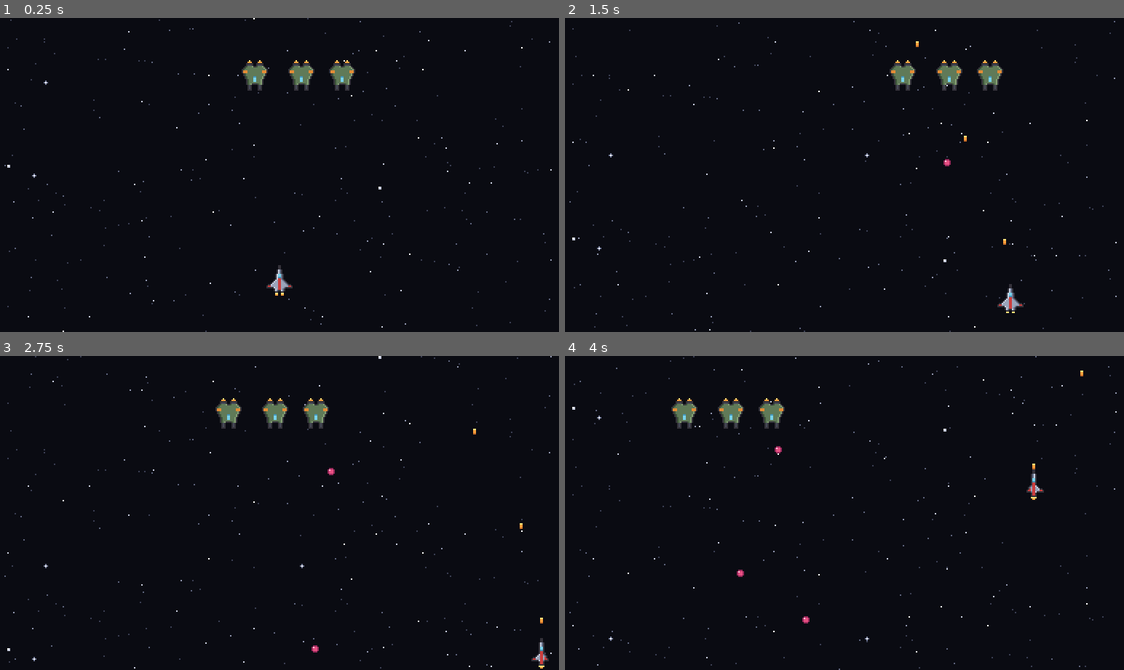
Above: before the commit, frames 1-4 (two rows, left to right).
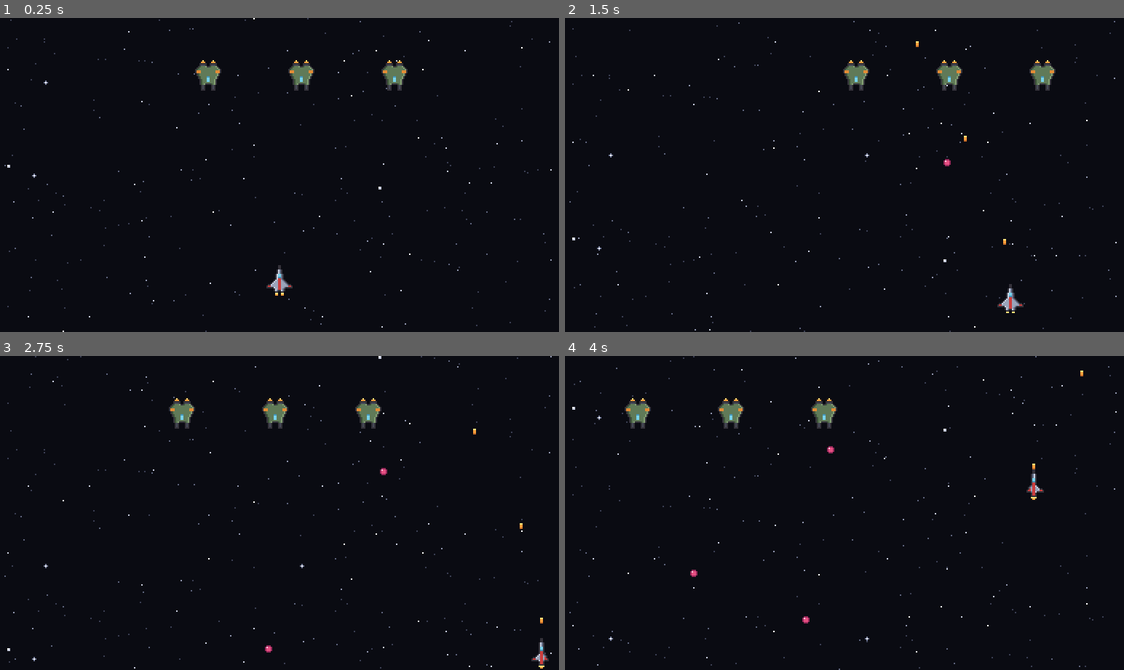
Above: after the commit, the same moments.

Repository: jonathanlambertt/space-shooter
Game: Godot game, scene res://scenes/game.tscn
Same seed, same stepped clock (60 frames per second), same inputs: the game is played once before the commit and once after it.
Inputs:
- Up to frame 1 (0.25 s): no input
- Up to frame 2 (1.5 s): hold Right (ui_right) 0.53-1.28 s; hold Space (shoot) 0.53-1.28 s; hold Down (ui_down) from 1.28 s (still down); tap Space (shoot) at 1.35 s
- Up to frame 3 (2.75 s): release Down (ui_down) at 2.03 s; hold Right (ui_right) from 2.03 s (still down); hold Space (shoot) from 2.03 s (still down)
- Up to frame 4 (4 s): release Right (ui_right) at 2.78 s; release Space (shoot) at 2.78 s; hold Up (ui_up) 2.78-3.53 s; tap Space (shoot) at 2.85 s; hold Left (ui_left) from 3.53 s (still down); hold Space (shoot) from 3.53 s (still down)

The runs differ from the first frame. In frame 1, 1.2% of the frame differs, in the area x 34-73%, y 13-24%; in frame 2, 1.2%; in frame 3, 1.3%, in the area x 30-70%, y 13-95%; in frame 4, 1.3%.

Commit message:
rearrange enemies in scene

Diff:
--- a/project.godot
+++ b/project.godot
@@ -19,10 +19,9 @@
 
 window/size/viewport_width=384
 window/size/viewport_height=216
-window/size/mode=4
 window/size/resizable=false
-window/size/window_width_override=1920
-window/size/window_height_override=1080
+window/size/window_width_override=1536
+window/size/window_height_override=864
 window/stretch/mode="viewport"
 
 [input]
--- a/scenes/game.tscn
+++ b/scenes/game.tscn
@@ -33,8 +33,8 @@
 [node name="Enemy" parent="." unique_id=1559925770 instance=ExtResource("5_iywne")]
 position = Vector2(192, 40)
 
-[node name="Enemy2" parent="." unique_id=749051158 instance=ExtResource("5_iywne")]
-position = Vector2(160, 40)
+[node name="Enemy2" parent="." unique_id=634830103 instance=ExtResource("5_iywne")]
+position = Vector2(128, 40)
 
-[node name="Enemy3" parent="." unique_id=108432057 instance=ExtResource("5_iywne")]
-position = Vector2(220, 40)
+[node name="Enemy3" parent="." unique_id=330743069 instance=ExtResource("5_iywne")]
+position = Vector2(256, 40)
